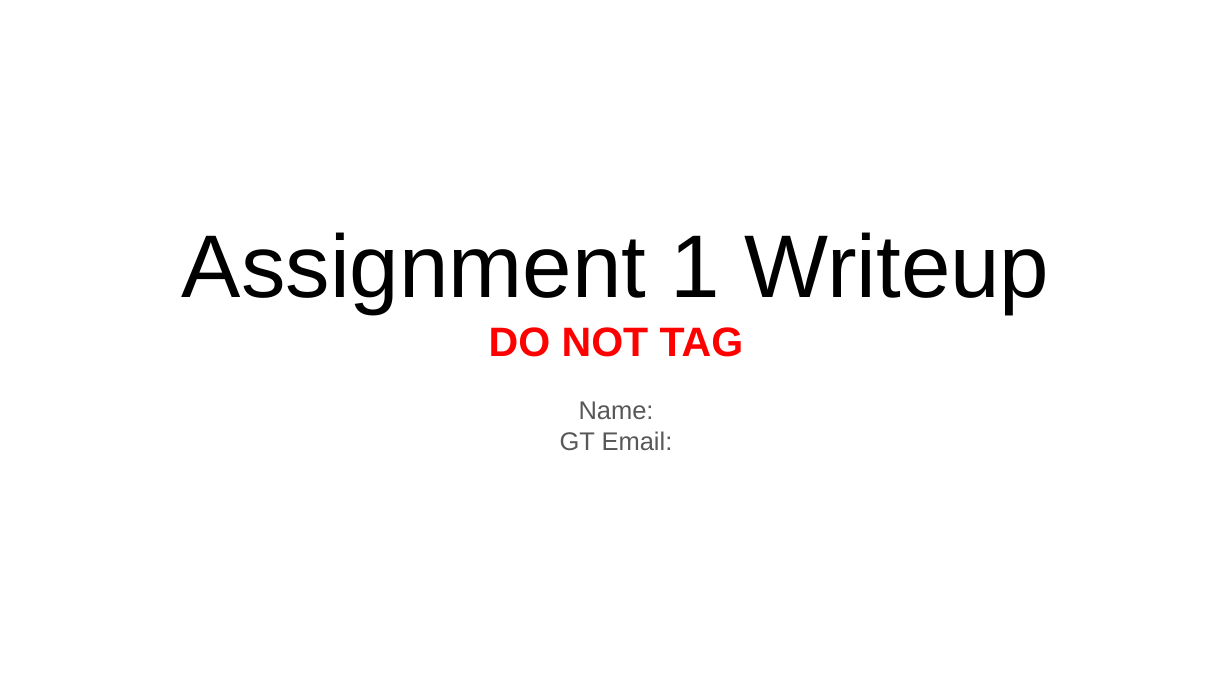
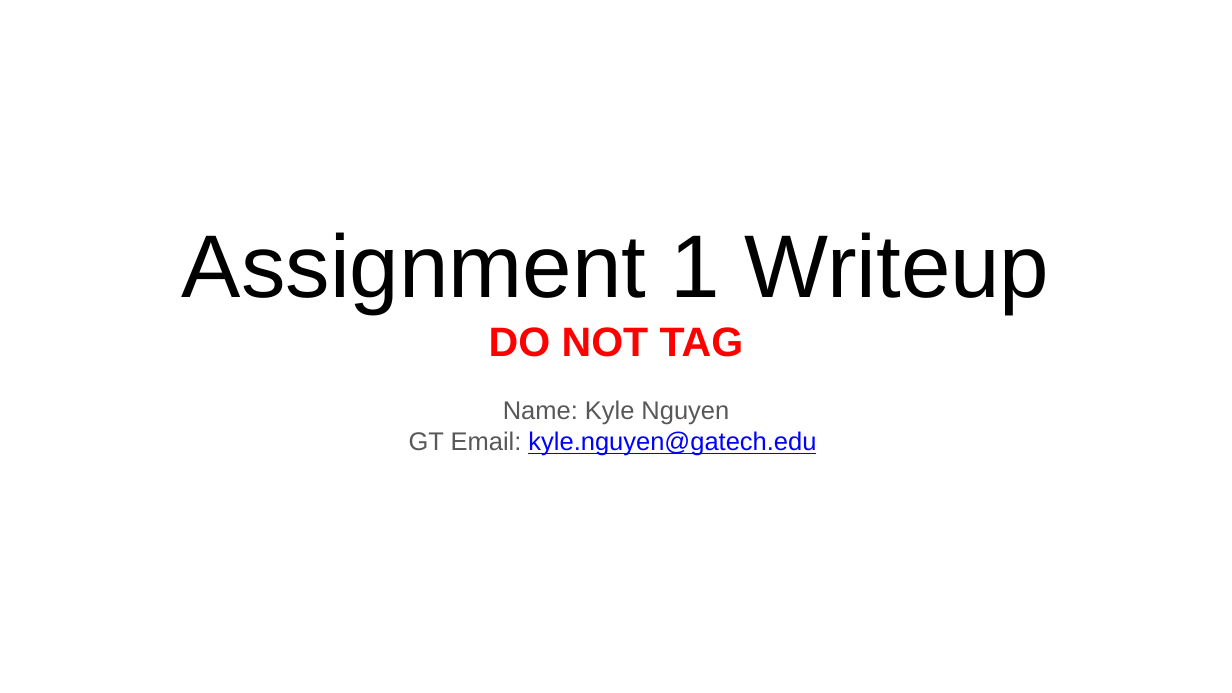
Before and after one commit to kyle-nguyennn/dl-labs, a slide deck: slide 9 of assignment1/report-template-a1-with-GD.pptx. Drawn at 1232x693 pixels with LibreOffice and Linux fonts; fonts in the diff are those of the drawing. Boxes give left, top, right and bottom in pixels: in the first picture for what was removed or moved away, otherwise in the second. Text is boxed around its words. In the diff, an @@ line names an element or a change of style, - is before the commit and + after.

```diff
--- a/assignment1/report-template-a1-with-GD.pptx
+++ b/assignment1/report-template-a1-with-GD.pptx
@@ subtitle at bbox=[409, 400, 816, 455]: text changed @@
-Name:
-GT Email:
+Name: Kyle Nguyen
+GT Email: kyle.nguyen@gatech.edu
```
Also in this commit, not shown: 2 other slides changed, 34 other files.
